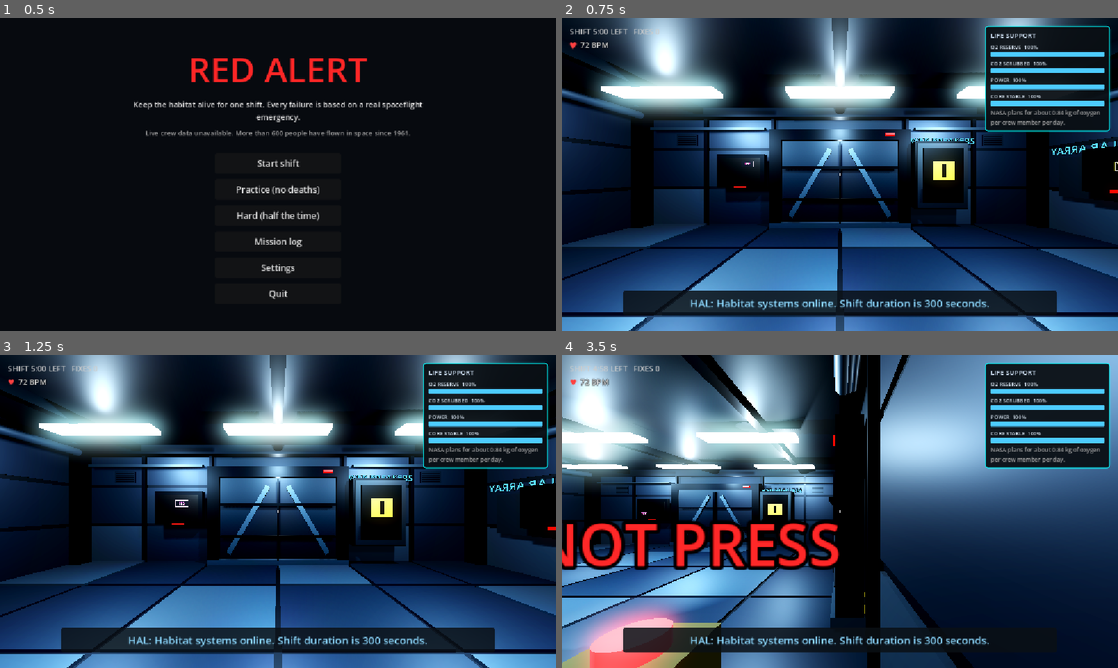
Above: before the commit, frames 1-4 (two rows, left to right).
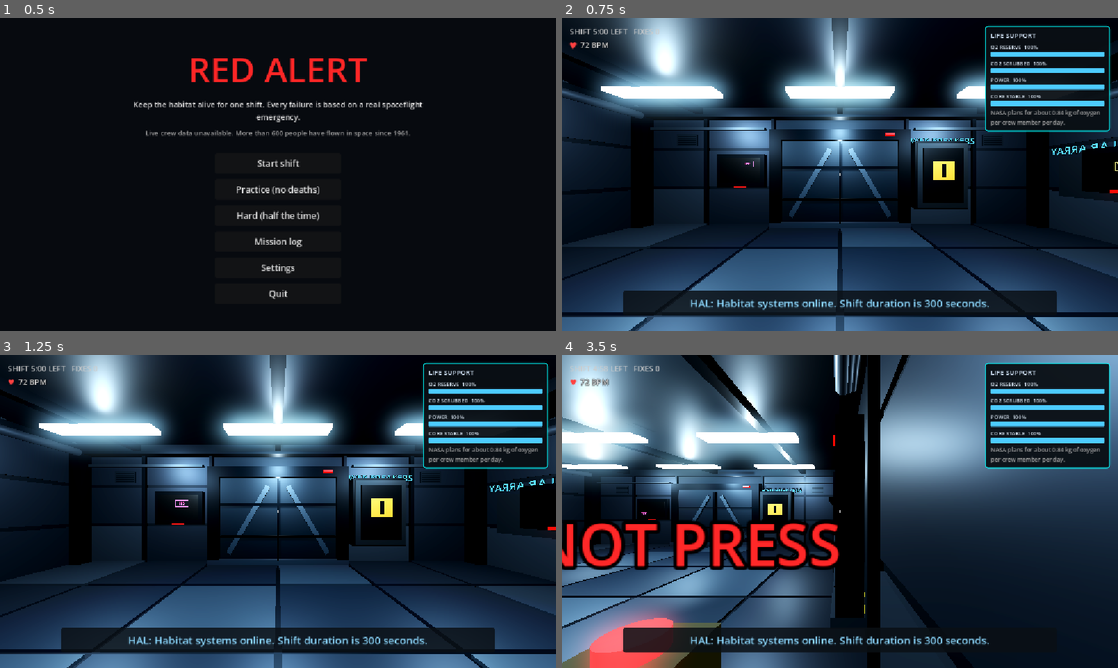
Above: after the commit, the same moments.

Repository: CrawfishChowder/GDSCHackathon
Game: Godot game, scene res://scenes/ui/title_screen.tscn
The game is run twice, just before and just after one commit, with the same random seed, the same clock (stepped at 60 frames per second) and the same inputs.
Inputs (mouse positions are in pixels of both pictures, inside the frame that each line leads up to):
- Up to frame 1 (0.5 s): no input
- Up to frame 2 (0.75 s): click "Start shift" at 0.5 s
- Up to frame 3 (1.25 s): no input
- Up to frame 4 (3.5 s): tap Enter at 1.25 s; move the mouse to (962, 495) at 1.27 s; hold D (move_right) 1.28-2.03 s; hold B (breathe) 1.28-2.03 s; tap Space (jump) at 1.52, 2.27 s; move the mouse to (728, 527) at 2.02 s; hold S (move_back) 2.03-2.78 s; tap E (interact) at 2.1 s; move the mouse to (895, 442) at 2.77 s; hold D (move_right) from 2.78 s (still down); tap R at 2.85 s

Frame 1 is identical in both runs. In frame 2, 29% of the frame differs, in the area x 0-100%, y 0-100%; in frame 3, 29%; in frame 4, 37%.

Commit message:
Fix playtest mouse lag and light popping
- Mouse look smoothing 18 -> 40 (less floaty input latency)
- Only the center overhead light casts shadows (9 shadowed omnis were the
  main frame-time cost in the Compatibility renderer)
- Alarm lights are hidden while off: zero-energy lights still count toward
  the per-object light limit and made other lights pop

Co-Authored-By: Claude Opus 5.5 <noreply@anthropic.com>

Diff:
--- a/red-alert/scripts/player/first_person_controller.gd
+++ b/red-alert/scripts/player/first_person_controller.gd
@@ -10,7 +10,8 @@
 @export_range(0.0005, 0.01, 0.0001) var mouse_sensitivity: float = 0.0036
 @export_range(0.0005, 0.01, 0.0001) var fallback_mouse_sensitivity: float = 0.0044
 @export_range(45.0, 89.0, 1.0) var max_pitch_degrees: float = 80.0
-@export_range(1.0, 30.0, 0.5) var look_smoothing: float = 18.0
+# Higher = snappier mouse look (18 felt laggy in playtest).
+@export_range(1.0, 60.0, 0.5) var look_smoothing: float = 40.0
 @export_range(16.0, 512.0, 1.0) var max_mouse_delta: float = 256.0
 @export_range(0.1, 2.0, 0.05) var capture_probe_seconds: float = 0.6
 
--- a/red-alert/scripts/stage1/alarm_controller.gd
+++ b/red-alert/scripts/stage1/alarm_controller.gd
@@ -39,6 +39,7 @@
 	_alarm_time += delta
 	var energy := 3.0 * (0.5 + 0.5 * sin(_alarm_time * 6.0))
 	for light: OmniLight3D in _lights:
+		light.visible = true
 		light.light_energy = energy
 
 
@@ -53,8 +54,11 @@
 	_alarm_on = false
 	if _player != null and _player.playing:
 		_player.stop()
+	# Hidden, not just dark: zero-energy lights still count toward the
+	# per-object light limit and make other lights pop.
 	for light: OmniLight3D in _lights:
 		light.light_energy = 0.0
+		light.visible = false
 	_stop_ping()
 
 
@@ -66,7 +70,7 @@
 	for pos: Vector3 in LIGHT_POSITIONS:
 		var light := OmniLight3D.new()
 		light.light_color = LIGHT_COLOR; light.omni_range = LIGHT_RANGE
-		light.light_energy = 0.0; light.position = pos
+		light.light_energy = 0.0; light.position = pos; light.visible = false
 		add_child(light); _lights.append(light)
 
 
--- a/red-alert/scripts/stage1/industrial_room_shell.gd
+++ b/red-alert/scripts/stage1/industrial_room_shell.gd
@@ -363,7 +363,9 @@
 			light.light_energy = 5.5
 			light.omni_range = 6.5
 			light.omni_attenuation = 1.1
-			light.shadow_enabled = true
+			# Only the center light casts shadows: nine shadowed omni lights cost a lot
+			# of frame time in the Compatibility renderer (playtest: mouse lag).
+			light.shadow_enabled = row_index == 1 and column_index == 1
 			parent.add_child(light)
 			_overhead_lights.append(light)
 
